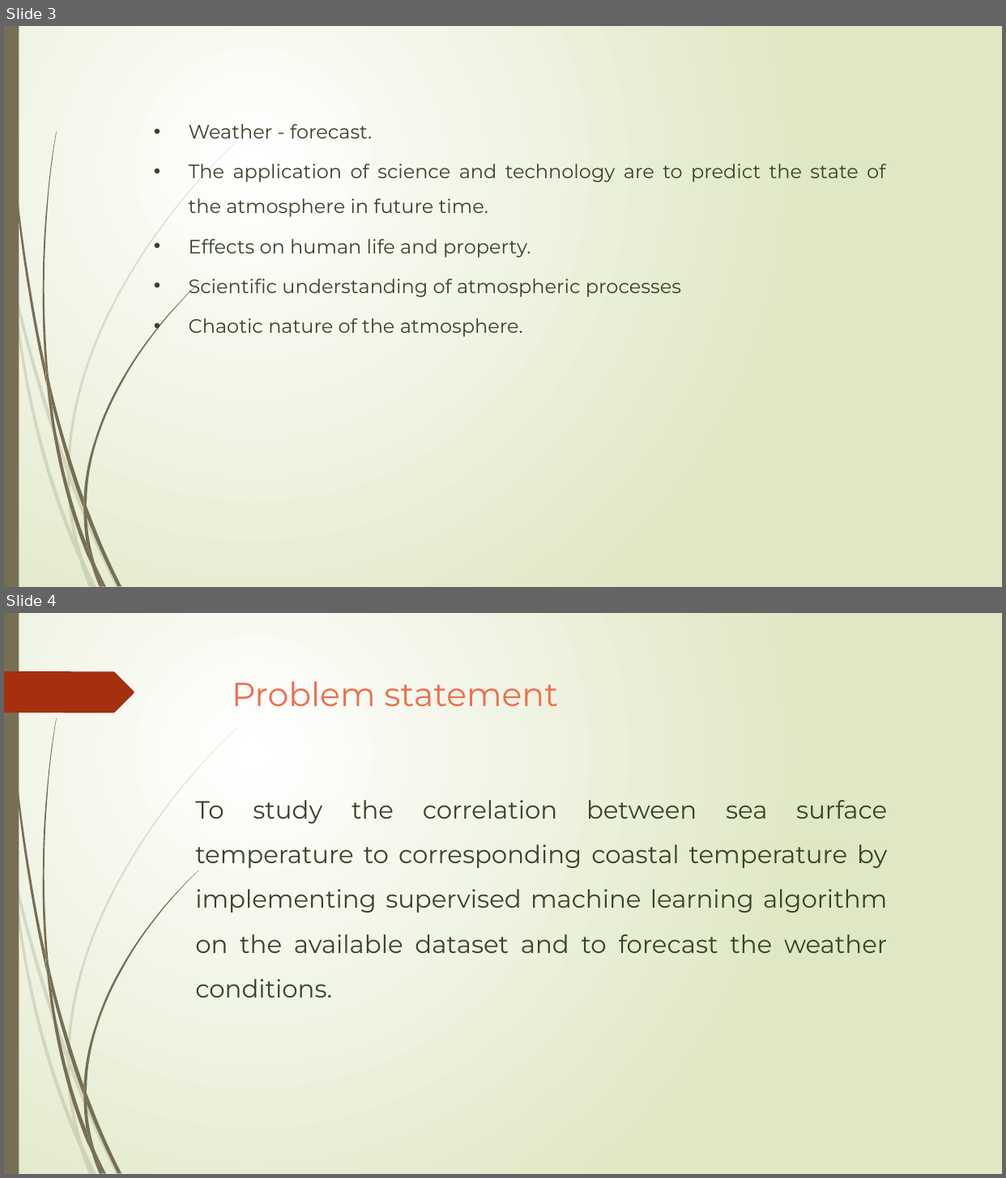
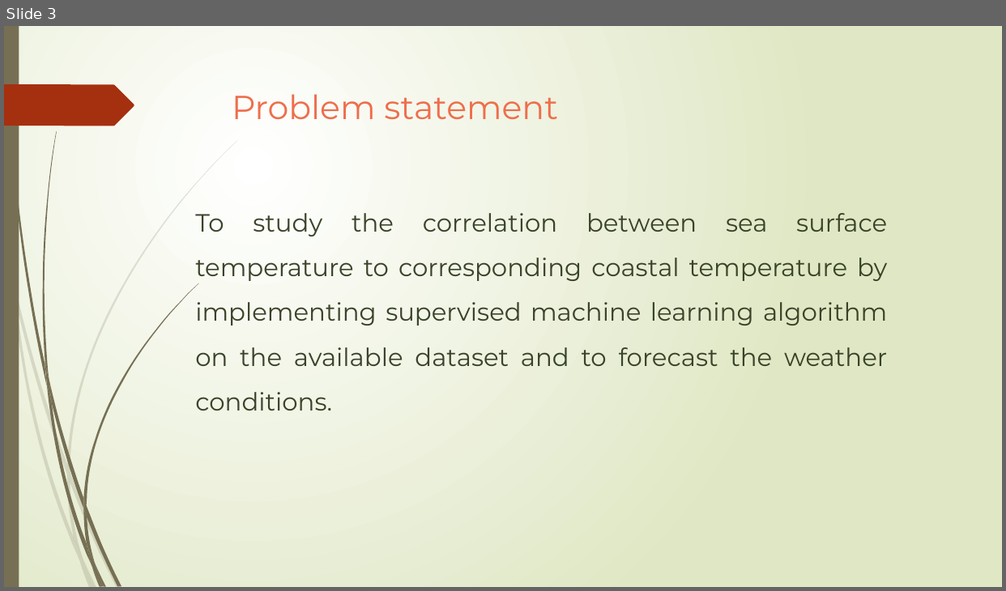
Before and after one commit to NavaneethVijay/vtuproject, a slide deck: Phase-II-Seminar.pptx. Shown one above the other, each under a label of ours: slides 3 and 4 before the commit, slide 3 after it. The pictures are 1006x1178 and 1006x591 pixels, drawn with LibreOffice and Linux fonts; fonts in the diff are those of the drawing. Boxes give left, top, right and bottom in pixels: in the first picture for what was removed or moved away, otherwise in the second. Text is boxed around its words. In the diff, an @@ line names an element or a change of style, - is before the commit and + after.

```diff
--- a/Phase-II-Seminar.pptx
+++ b/Phase-II-Seminar.pptx
@@ slide 3 removed at bbox=[4, 26, 1002, 587], background gradient #FFFFFF to #DFE8C4; not listed: 23 template elements that a slide beside it also shows @@
@@ text removed at bbox=[189, 124, 885, 337] @@
-• Weather - forecast.
-• The application of science and technology are to predict the state of the atmosphere in future time.
-• Effects on human life and property.
-• Scientific understanding of atmospheric processes
-• Chaotic nature of the atmosphere.
@@ what was slide 4 is now slide 3 @@
```
Also in this commit, not shown: 8 slides changed, 1 slide added, 8 other files.
